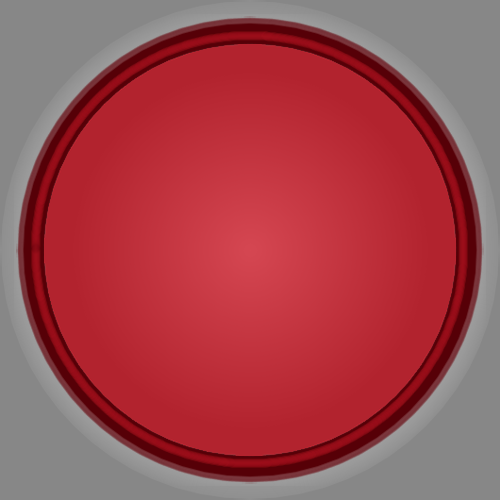
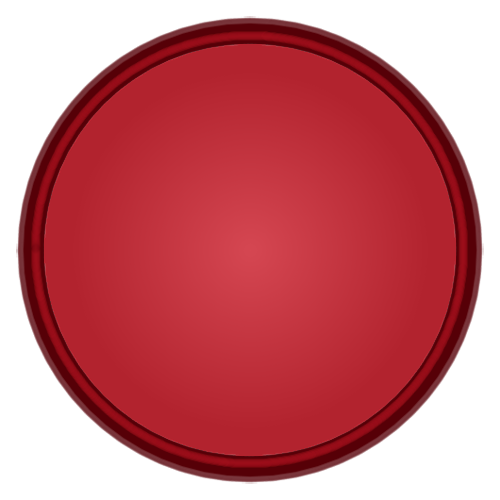
Before/after of a 500x500 layered artwork. What changed in the layer stack:
hid "Layer 1" over 0, 0, 500, 500
